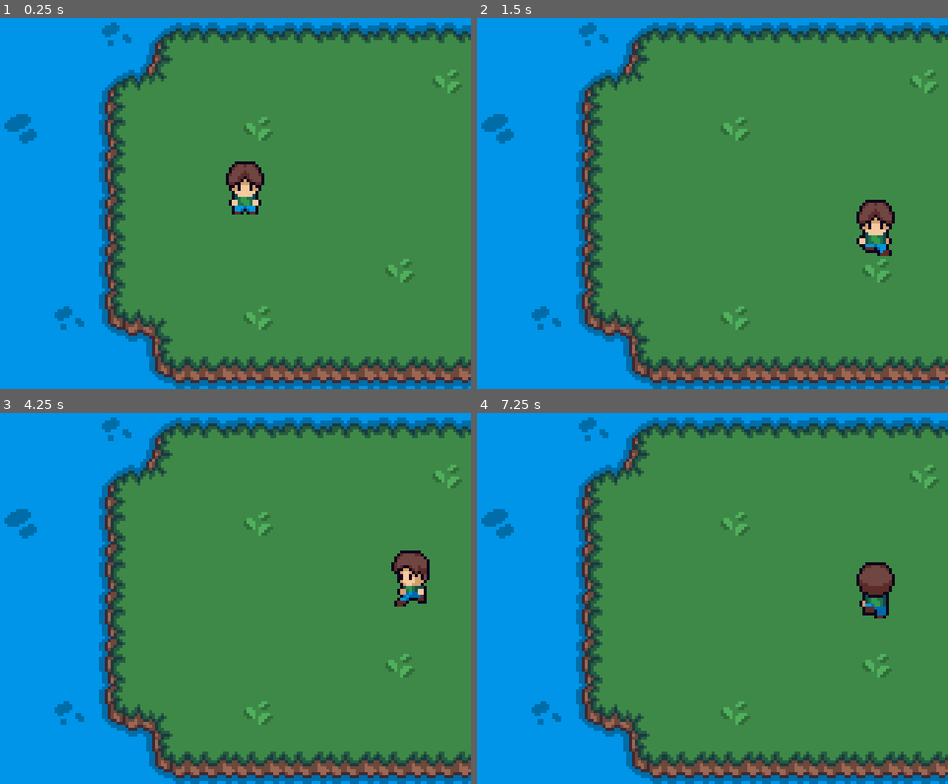
Above: before the commit, frames 1-4 (two rows, left to right).
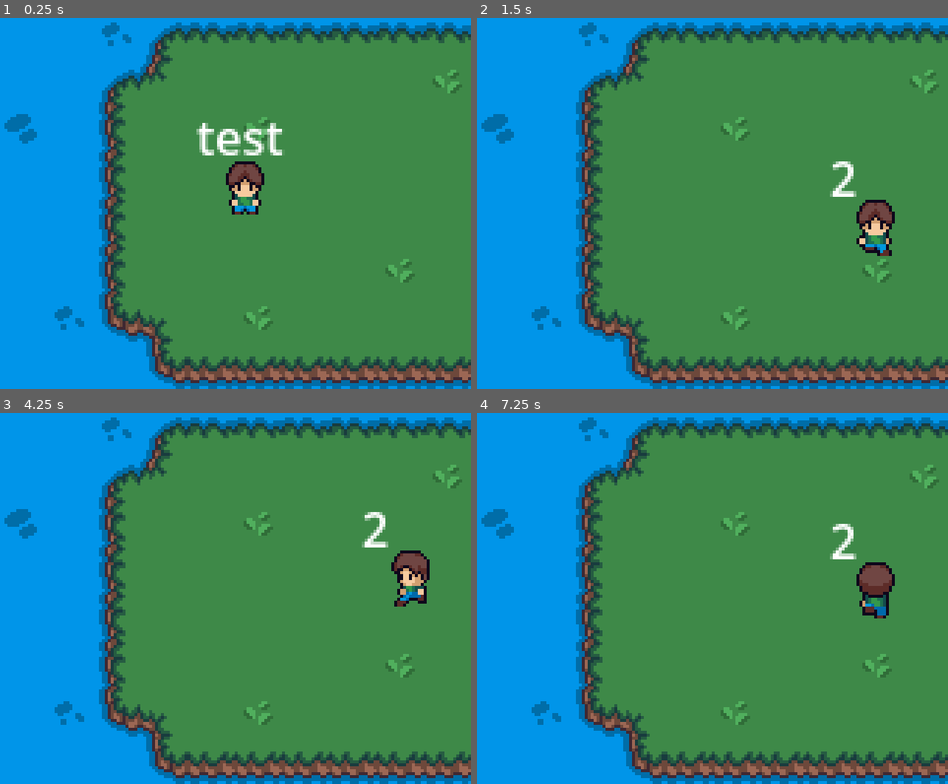
Above: after the commit, the same moments.

Repository: ColinVanderMeer/UntitledFishingGameGodot
Game: Godot game, scene res://mainIsland.tscn
Two runs of this game, one before a commit and one after it. Both use one fixed random seed, a clock stepped at 60 frames per second and the inputs below. The project has no main scene, so this scene is started directly.
Inputs:
- Up to frame 1 (0.25 s): no input
- Up to frame 2 (1.5 s): tap Enter at 0.5 s; hold Right (ui_right) 0.53-1.28 s; tap E (interact, bound only after the commit) at 0.6, 1.35 s; hold Down (ui_down) from 1.28 s (still down)
- Up to frame 3 (4.25 s): release Down (ui_down) at 2.03 s; hold Right (ui_right) 2.03-2.78 s; tap E (interact, bound only after the commit) at 2.1, 2.85, 3.6 s; tap Space at 2.75 s; hold Up (ui_up) 2.78-3.53 s; tap Enter at 3.5 s; hold Left (ui_left) from 3.53 s (still down)
- Up to frame 4 (7.25 s): tap E (interact, bound only after the commit) every 0.75 s from 4.35 to 6.6 s; release Left (ui_left) at 5.03 s; hold Down (ui_down) 5.03-5.78 s; hold Right (ui_right) 5.78-6.53 s; hold Up (ui_up) from 6.53 s (still down)

The runs differ from the first frame. In frame 1, 0.9% of the frame differs, in the area x 41-60%, y 28-38%; in frame 2, 0.3%; in frame 3, 0.3%; in frame 4, 0.3%.

Commit message:
Add example interactions

Diff:
--- /dev/null
+++ b/interact_area.gd
@@ -0,0 +1,5 @@
+class_name Interactable extends Area2D
+
+@export var interact_label = "none"
+@export var interact_type = "none"
+@export var interact_value = "none"
--- /dev/null
+++ b/interact_area.tscn
@@ -0,0 +1,14 @@
+[gd_scene load_steps=3 format=3 uid="uid://c3lalbn7b8x4a"]
+
+[ext_resource type="Script" uid="uid://bosh1ciewx1gk" path="res://interact_area.gd" id="1_ix586"]
+
+[sub_resource type="RectangleShape2D" id="RectangleShape2D_1ecfl"]
+
+[node name="InteractArea" type="Area2D"]
+collision_layer = 2
+collision_mask = 0
+monitoring = false
+script = ExtResource("1_ix586")
+
+[node name="CollisionShape2D" type="CollisionShape2D" parent="."]
+shape = SubResource("RectangleShape2D_1ecfl")
--- a/mainIsland.tscn
+++ b/mainIsland.tscn
@@ -1,7 +1,8 @@
-[gd_scene load_steps=3 format=4 uid="uid://ciob6efre70ff"]
+[gd_scene load_steps=4 format=4 uid="uid://ciob6efre70ff"]
 
 [ext_resource type="TileSet" uid="uid://5ec7aqryvhob" path="res://Tileset.tres" id="1_ouim0"]
 [ext_resource type="PackedScene" uid="uid://cv2fcay36vca2" path="res://player.tscn" id="2_2rafd"]
+[ext_resource type="PackedScene" uid="uid://c3lalbn7b8x4a" path="res://interact_area.tscn" id="3_v6m0x"]
 
 [node name="MainIsland" type="Node2D"]
 
@@ -11,3 +12,9 @@
 
 [node name="CharacterBody2D" parent="." instance=ExtResource("2_2rafd")]
 position = Vector2(83.2, 59)
+
+[node name="InteractArea" parent="." instance=ExtResource("3_v6m0x")]
+position = Vector2(124, 70)
+interact_label = "2"
+interact_type = "print_text"
+interact_value = "TETETET"
--- a/player.gd
+++ b/player.gd
@@ -7,6 +7,8 @@
 
 @onready var sprite = $AnimatedSprite2D
 
+@onready var all_interactions = []
+@onready var interactLabel = $"InteractionComponents/Label"
 
 func _physics_process(_delta):
 	velocity = input_direction * SPEED
@@ -15,6 +17,9 @@
 	set_animation("Walk")
 	if velocity == Vector2.ZERO:
 		set_animation("Idle")
+
+	if Input.is_action_just_pressed("interact"):
+		execute_interaction()
 
 
 func set_animation(animation):
@@ -40,3 +45,24 @@
 		Vector2.DOWN:
 			sprite_direction = "S"
 	return sprite_direction
+
+
+func _on_interaction_area_area_entered(area):
+	all_interactions.insert(0, area)
+	update_interactions()
+
+func _on_interaction_area_area_exited(area):
+	all_interactions.erase(area)
+	update_interactions()
+
+func update_interactions():
+	if all_interactions:
+		interactLabel.text = all_interactions[0].interact_label
+	else:
+		interactLabel.text = ""
+
+func execute_interaction():
+	if all_interactions:
+		var current_interaction = all_interactions[0]
+		match current_interaction.interact_type:
+			"print_text": print(current_interaction.interact_value)
--- a/player.tscn
+++ b/player.tscn
@@ -204,6 +204,9 @@
 [sub_resource type="RectangleShape2D" id="RectangleShape2D_khis8"]
 size = Vector2(12, 8.5)
 
+[sub_resource type="RectangleShape2D" id="RectangleShape2D_b88wv"]
+size = Vector2(14, 15)
+
 [node name="Player" type="CharacterBody2D"]
 script = ExtResource("1_khis8")
 
@@ -214,3 +217,25 @@
 [node name="CollisionShape2D" type="CollisionShape2D" parent="."]
 position = Vector2(0, 7)
 shape = SubResource("RectangleShape2D_khis8")
+
+[node name="InteractionComponents" type="Node2D" parent="."]
+z_index = 1
+
+[node name="InteractionArea" type="Area2D" parent="InteractionComponents"]
+collision_layer = 0
+collision_mask = 2
+monitorable = false
+
+[node name="CollisionShape2D" type="CollisionShape2D" parent="InteractionComponents/InteractionArea"]
+position = Vector2(0, 10.5)
+shape = SubResource("RectangleShape2D_b88wv")
+
+[node name="Label" type="Label" parent="InteractionComponents"]
+offset_left = -16.0
+offset_top = -28.0
+offset_right = 24.0
+offset_bottom = -5.0
+text = "test"
+
+[connection signal="area_entered" from="InteractionComponents/InteractionArea" to="." method="_on_interaction_area_area_entered"]
+[connection signal="area_exited" from="InteractionComponents/InteractionArea" to="." method="_on_interaction_area_area_exited"]
--- a/project.godot
+++ b/project.godot
@@ -26,6 +26,20 @@
 
 enabled=PackedStringArray("res://addons/godot_super-wakatime/plugin.cfg")
 
+[input]
+
+interact={
+"deadzone": 0.2,
+"events": [Object(InputEventKey,"resource_local_to_scene":false,"resource_name":"","device":-1,"window_id":0,"alt_pressed":false,"shift_pressed":false,"ctrl_pressed":false,"meta_pressed":false,"pressed":false,"keycode":0,"physical_keycode":69,"key_label":0,"unicode":101,"location":0,"echo":false,"script":null)
+, Object(InputEventKey,"resource_local_to_scene":false,"resource_name":"","device":-1,"window_id":0,"alt_pressed":false,"shift_pressed":false,"ctrl_pressed":false,"meta_pressed":false,"pressed":false,"keycode":0,"physical_keycode":90,"key_label":0,"unicode":122,"location":0,"echo":false,"script":null)
+, Object(InputEventKey,"resource_local_to_scene":false,"resource_name":"","device":-1,"window_id":0,"alt_pressed":false,"shift_pressed":false,"ctrl_pressed":false,"meta_pressed":false,"pressed":false,"keycode":0,"physical_keycode":67,"key_label":0,"unicode":99,"location":0,"echo":false,"script":null)
+]
+}
+
+[layer_names]
+
+2d_physics/layer_2="Interactions"
+
 [rendering]
 
 textures/canvas_textures/default_texture_filter=0
Not shown, added: interact_area.gd.uid
Not shown: 1 places in player.tscn that only renumber resources
